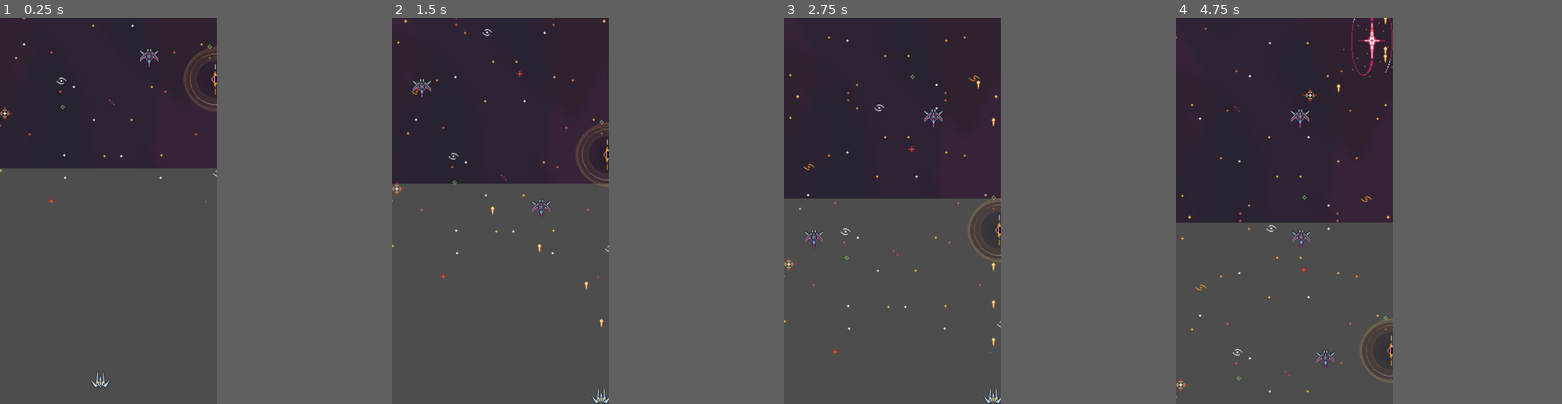
Above: before the commit, frames 1-4 (left to right).
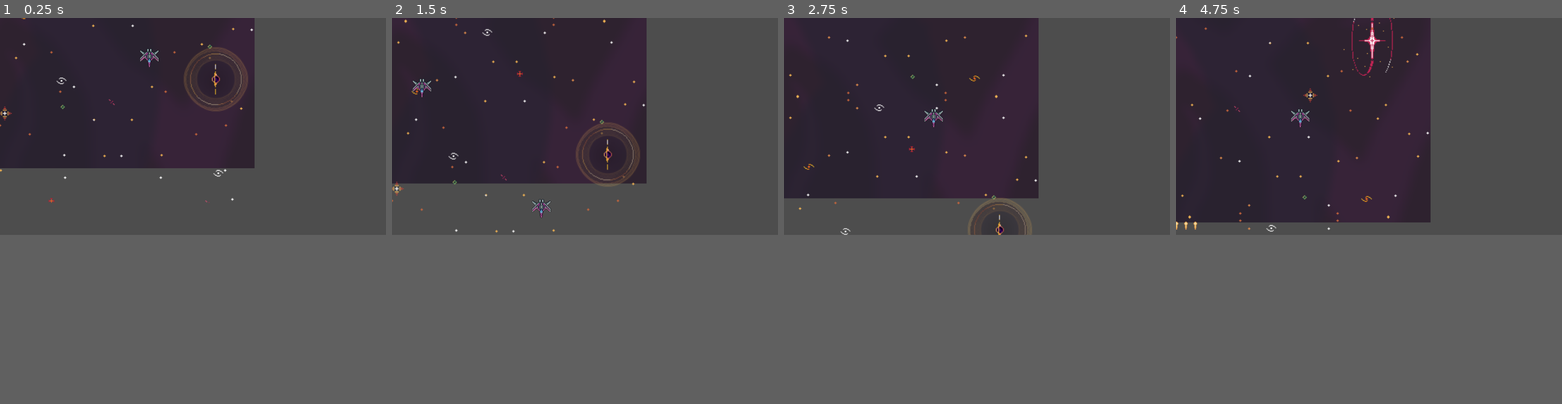
Above: after the commit, the same moments.

Repository: DfindWox/TGD---J2302
Game: Godot game, scene res://Scenes/game.tscn
Two runs of this game, one before a commit and one after it. Both use one fixed random seed, a clock stepped at 60 frames per second and the inputs below.
Inputs:
- Up to frame 1 (0.25 s): no input
- Up to frame 2 (1.5 s): hold Right (ui_right) 0.53-1.28 s; hold Space (shoot) 0.53-1.28 s; hold Down (ui_down) from 1.28 s (still down); tap Space (shoot) at 1.35 s
- Up to frame 3 (2.75 s): release Down (ui_down) at 2.03 s; hold Right (ui_right) from 2.03 s (still down); hold Space (shoot) from 2.03 s (still down)
- Up to frame 4 (4.75 s): release Right (ui_right) at 2.78 s; release Space (shoot) at 2.78 s; hold Up (ui_up) 2.78-3.53 s; tap Space (shoot) at 2.85, 4.35 s; hold Space (shoot) 3.53-4.28 s; hold Left (ui_left) from 3.53 s (still down)
In our replay, the window is 449x799 before the commit and 799x449 after it. These sizes can differ from the game's own. Grey fills any space a smaller window leaves; there, only what the larger window draws over its background counts as a difference.

The runs differ from the first frame. In frame 1, 3.7% of the frame differs, in the area x 0-66%, y 0-96%; in frame 2, 4.3%; in frame 3, 5.4%; in frame 4, 6.2%, in the area x 0-66%, y 0-99%.

Commit message:
some OOPing
readying the environment to support the parry mechanic.
added base enemy shooter

Diff:
--- /dev/null
+++ b/Classes/base_enemy.tscn
@@ -0,0 +1,8 @@
+[gd_scene load_steps=3 format=3 uid="uid://bv8vdsweyk0cx"]
+
+[ext_resource type="PackedScene" uid="uid://c4golxl7jjfyi" path="res://Classes/base_entity.tscn" id="1_b53cx"]
+[ext_resource type="PackedScene" uid="uid://cp8y0mkwjguvw" path="res://Classes/hurt_box.tscn" id="2_vy24l"]
+
+[node name="BaseEnemy" instance=ExtResource("1_b53cx")]
+
+[node name="HurtBox" parent="." index="3" instance=ExtResource("2_vy24l")]
--- a/Classes/base_entity.tscn
+++ b/Classes/base_entity.tscn
@@ -3,7 +3,7 @@
 [ext_resource type="Script" path="res://Scripts/base_entity.gd" id="1_lpgg2"]
 
 [sub_resource type="CircleShape2D" id="CircleShape2D_wmy4b"]
-radius = 41.0
+radius = 15.1327
 
 [node name="BaseEntity" type="CharacterBody2D"]
 script = ExtResource("1_lpgg2")
--- /dev/null
+++ b/Classes/base_shooter_enemy.tscn
@@ -0,0 +1,21 @@
+[gd_scene load_steps=4 format=3 uid="uid://cakvwe58rleq2"]
+
+[ext_resource type="PackedScene" uid="uid://bv8vdsweyk0cx" path="res://Classes/base_enemy.tscn" id="1_epvc6"]
+[ext_resource type="PackedScene" uid="uid://ceh0wgpgda8f3" path="res://Classes/radar.tscn" id="2_ovacq"]
+[ext_resource type="Script" path="res://Scripts/base_shooter_enemy.gd" id="2_uxyov"]
+
+[node name="BaseShooterEnemy" instance=ExtResource("1_epvc6")]
+script = ExtResource("2_uxyov")
+Bullet = null
+
+[node name="Radar" parent="." index="4" instance=ExtResource("2_ovacq")]
+
+[node name="Timer" type="Timer" parent="." index="5"]
+one_shot = true
+
+[node name="Marker" type="Marker2D" parent="." index="6"]
+position = Vector2(-26, 0)
+
+[connection signal="body_entered" from="Radar" to="." method="_on_radar_body_entered"]
+[connection signal="body_exited" from="Radar" to="." method="_on_radar_body_exited"]
+[connection signal="timeout" from="Timer" to="." method="_on_timer_timeout"]
--- /dev/null
+++ b/Classes/radar.tscn
@@ -0,0 +1,11 @@
+[gd_scene load_steps=2 format=3 uid="uid://ceh0wgpgda8f3"]
+
+[sub_resource type="RectangleShape2D" id="RectangleShape2D_4pbsj"]
+size = Vector2(347, 21)
+
+[node name="Radar" type="Area2D"]
+
+[node name="Collision" type="CollisionShape2D" parent="."]
+position = Vector2(-173.5, -0.5)
+shape = SubResource("RectangleShape2D_4pbsj")
+debug_color = Color(0.988235, 0.47451, 0.643137, 0.419608)
--- a/Scenes/Maps/map.tscn
+++ b/Scenes/WorldBoundary.tscn
@@ -11,22 +11,20 @@
 [sub_resource type="WorldBoundaryShape2D" id="WorldBoundaryShape2D_owngb"]
 normal = Vector2(0, 1)
 
-[node name="Map" type="Node2D"]
-
-[node name="WorldBoundary" type="RigidBody2D" parent="."]
+[node name="WorldBoundary" type="RigidBody2D"]
 gravity_scale = 0.0
 
-[node name="LeftBorder" type="CollisionShape2D" parent="WorldBoundary"]
+[node name="LeftBorder" type="CollisionShape2D" parent="."]
 shape = SubResource("WorldBoundaryShape2D_swggf")
 
-[node name="DownBorder" type="CollisionShape2D" parent="WorldBoundary"]
-position = Vector2(95, 648)
+[node name="DownBorder" type="CollisionShape2D" parent="."]
+position = Vector2(95, 540)
 shape = SubResource("WorldBoundaryShape2D_nkn7j")
 
-[node name="LeftBorder2" type="CollisionShape2D" parent="WorldBoundary"]
-position = Vector2(1152, 0)
+[node name="LeftBorder2" type="CollisionShape2D" parent="."]
+position = Vector2(960, 0)
 shape = SubResource("WorldBoundaryShape2D_tof5l")
 
-[node name="UpBorder" type="CollisionShape2D" parent="WorldBoundary"]
+[node name="UpBorder" type="CollisionShape2D" parent="."]
 position = Vector2(315, 0)
 shape = SubResource("WorldBoundaryShape2D_owngb")
--- /dev/null
+++ b/Scenes/bg.tscn
@@ -0,0 +1,30 @@
+[gd_scene load_steps=4 format=3 uid="uid://sv26t4bdy5le"]
+
+[ext_resource type="Script" path="res://Scripts/Bg.gd" id="1_c5xo5"]
+[ext_resource type="Texture2D" uid="uid://gned3djrs4bt" path="res://Sprites/Condesed/Starry background  - Layer 01 - Void.png" id="2_od0d0"]
+[ext_resource type="Texture2D" uid="uid://dhvnmw4ykg0ta" path="res://Sprites/Condesed/Starry background  - Layer 02 - Stars.png" id="3_owcj1"]
+
+[node name="Bg" type="ParallaxBackground"]
+script = ExtResource("1_c5xo5")
+scrollig_speed = 300
+
+[node name="ParallaxLayer" type="ParallaxLayer" parent="."]
+motion_scale = Vector2(0.1, 0.1)
+motion_mirroring = Vector2(0, 5760)
+
+[node name="StarryBackground-Layer01-Void" type="Sprite2D" parent="ParallaxLayer"]
+position = Vector2(273, 367)
+rotation = 1.5708
+scale = Vector2(2, 2)
+texture = ExtResource("2_od0d0")
+
+[node name="ParallaxLayer2" type="ParallaxLayer" parent="."]
+z_index = 1000
+motion_scale = Vector2(0.5, 0.5)
+motion_mirroring = Vector2(0, 5760)
+
+[node name="StarryBackground-Layer02-Stars" type="Sprite2D" parent="ParallaxLayer2"]
+position = Vector2(281, 423)
+rotation = 1.5708
+scale = Vector2(2, 2)
+texture = ExtResource("3_owcj1")
--- a/Scripts/Bullet.gd
+++ b/Scripts/Bullet.gd
@@ -1,7 +1,7 @@
 extends CharacterBody2D
 
 var speed = 400
-var direction = Vector2(0, -1)
+var direction = Vector2(-1, 0)
 
 
 func _physics_process(delta: float) -> void:
--- /dev/null
+++ b/Scripts/base_shooter_enemy.gd
@@ -0,0 +1,24 @@
+extends "res://Scripts/base_entity.gd"
+@export var Bullet: PackedScene
+var target:bool = false
+
+func shoot():
+	var s = Bullet.instantiate()
+	owner.call_deferred("add_child", s)
+	s.transform = $Marker.global_transform
+
+func _on_timer_timeout():
+	if target:
+		shoot()
+		$Timer.start()
+
+
+func _on_radar_body_entered(body):
+	if body.is_in_group('Player'):
+		target = true
+		shoot()
+		$Timer.start()
+
+func _on_radar_body_exited(body):
+	if body.is_in_group('Player'):
+		target = false
--- a/main.tscn
+++ b/main.tscn
@@ -1,11 +1,11 @@
 [gd_scene load_steps=3 format=3 uid="uid://do7w7uen2kgw4"]
 
 [ext_resource type="PackedScene" uid="uid://c4golxl7jjfyi" path="res://Classes/base_entity.tscn" id="1_thsby"]
-[ext_resource type="PackedScene" uid="uid://bgm5lsyqscoli" path="res://Scenes/Maps/map.tscn" id="2_yd2rw"]
+[ext_resource type="PackedScene" uid="uid://bgm5lsyqscoli" path="res://Scenes/WorldBoundary.tscn" id="2_s42s0"]
 
 [node name="Main" type="Node2D"]
 
 [node name="BaseEntity" parent="." instance=ExtResource("1_thsby")]
-position = Vector2(120, 75)
+position = Vector2(109, 267)
 
-[node name="Map" parent="." instance=ExtResource("2_yd2rw")]
+[node name="WorldBoundary" parent="." instance=ExtResource("2_s42s0")]
--- a/project.godot
+++ b/project.godot
@@ -17,8 +17,8 @@
 
 [display]
 
-window/size/viewport_width=540
-window/size/viewport_height=960
+window/size/viewport_width=960
+window/size/viewport_height=540
 
 [dotnet]
 
Not shown, changed: README.md
